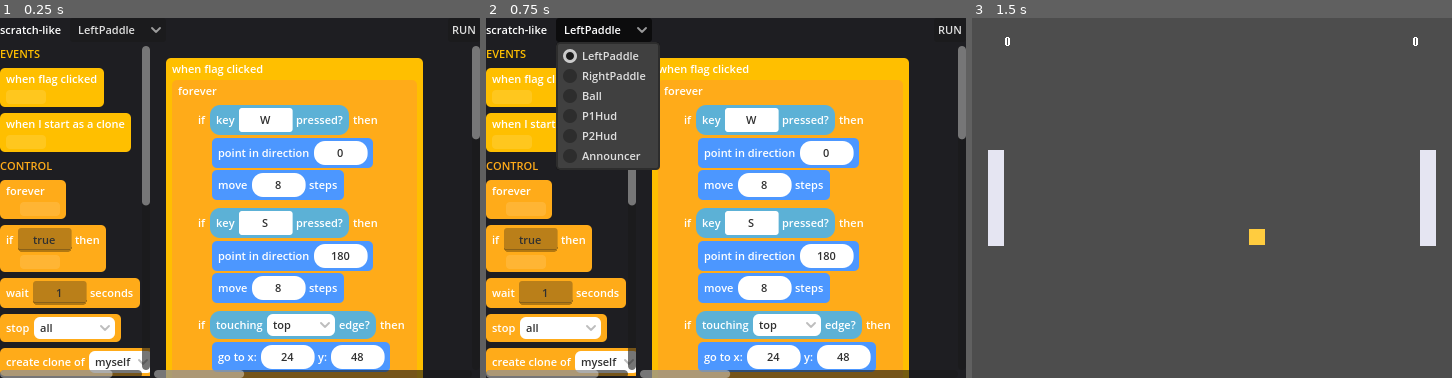
Above: before the commit, frames 1-3 (left to right).
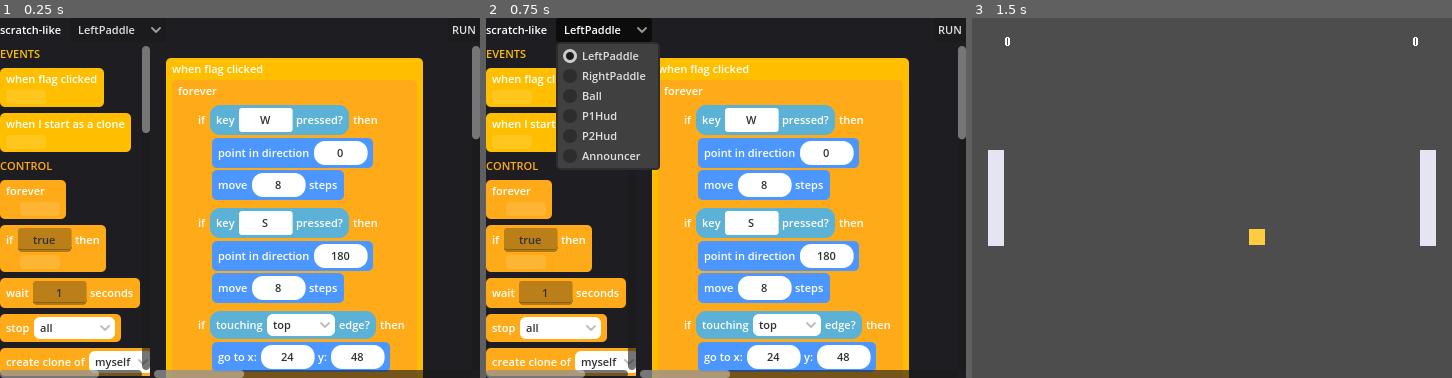
Above: after the commit, the same moments.

Repository: nedink/scratch-like
Game: Godot game, scene res://editor.tscn
Two runs of this game, one before a commit and one after it. Both use one fixed random seed, a clock stepped at 60 frames per second and the inputs below.
Inputs:
- Up to frame 1 (0.25 s): no input
- Up to frame 2 (0.75 s): click "LeftPaddle" at 0.5 s
- Up to frame 3 (1.5 s): click "RUN" at 1.25 s

The runs differ from the first frame. In frame 1, 0.4% of the frame differs, in the area x 20-32%, y 31-100%; in frame 2, 0.2%; in frame 3, nothing differs.

Commit message:
M14: drag a reporter from the palette into a slot
Second drop kind for the editor. The palette now lists reporters (as pills);
dragging one over a value/condition slot highlights it and dropping writes the
reporter dict into the slot's live inputs[key]. A reporter off any slot is
discarded (no top-level orphans). Reuses the M11 palette->begin_spawn_drag
pipeline whole; the only new target finder is _nearest_slot (proximity via
_dist_to_rect). No new opcode, no data-model change.

Co-Authored-By: Claude Opus 4.8 (1M context) <noreply@anthropic.com>

Diff:
--- a/scripts/block_canvas.gd
+++ b/scripts/block_canvas.gd
@@ -20,9 +20,17 @@
 ##
 ## Scope deliberately matched to one milestone: statement blocks snap into stacks and
 ## C-block bodies; whole stacks (and hat-led drags) only reposition. The edited result
-## is serialized by export_script() and run by the Stage (M10). Dragging a *reporter*
-## into an input slot and a palette to drag *new* blocks from are still ahead — see
-## CLAUDE.md.
+## is serialized by export_script() and run by the Stage (M10).
+##
+## M14 adds the second drop kind: a **reporter** dragged from the palette drops into a
+## **value/condition slot**. It rides the same machinery — palette mints a fresh dict and
+## hands it here (begin_spawn_drag), the ghost follows the cursor, a highlight marks the
+## target — but the target is a slot (_nearest_slot, found via the `slot_*` meta BlockView
+## stamps on every input widget) instead of a stack gap, and the drop *writes* the reporter
+## into the slot's live `inputs[key]` (overwriting whatever was there) instead of splicing
+## into an array. A reporter released off any slot is **discarded** — it can't become a
+## top-level orphan the interpreter couldn't run. Grabbing a reporter pill already on the
+## canvas is still ahead — see CLAUDE.md.
 ##
 ## Position is the editor's own UI state (a Vector2 per top-level stack), kept here and
 ## out of the block dictionaries, so the data stays exactly the runtime's shape.
@@ -59,7 +67,8 @@
 var _pending: Dictionary = {}    # {array, index} of the block pressed
 var _grab_offset: Vector2        # ghost top-left relative to the cursor, held constant
 var _grabbed: Array = []         # the detached blocks riding the cursor
-var _snap: Dictionary = {}       # current snap target {array, index} or empty
+var _snap: Dictionary = {}       # current snap target (a stack gap or a value slot) or empty
+var _dragging_reporter := false  # the drag is a single reporter pill -> targets slots, not gaps
 
 
 func _ready() -> void:
@@ -283,8 +292,10 @@
 func begin_spawn_drag(blocks: Array, global_point: Vector2) -> void:
 	_cancel_drag()
 	_grabbed = blocks
+	# A single reporter targets slots (and ghosts as a pill); anything else is a stack.
+	_dragging_reporter = blocks.size() == 1 and BlockView.is_reporter(String(blocks[0].get("opcode", "")))
 	_grab_offset = Vector2(10, 8)  # cursor sits just inside the block's header
-	_ghost = BlockView.build_stack(_grabbed)
+	_ghost = BlockView.build_reporter(_grabbed[0]) if _dragging_reporter else BlockView.build_stack(_grabbed)
 	_passthrough(_ghost)
 	_ghost.modulate.a = 0.75
 	add_child(_ghost)
@@ -325,19 +336,26 @@
 ## Move the ghost to follow the cursor and refresh the snap highlight.
 func _update_drag(global_point: Vector2) -> void:
 	_ghost.position = (global_point - _grab_offset) - global_position
-	_snap = _nearest_gap()
+	_snap = _nearest_slot() if _dragging_reporter else _nearest_gap()
 	if _snap.is_empty():
 		_highlight.visible = false
 	else:
 		_highlight.visible = true
 		_highlight.position = _snap["marker"] - global_position
-		_highlight.size = Vector2(maxf(_snap["width"], 24.0), 4)
-
-
-## Place the dragged blocks: into the snap gap if one is active, else as a new
-## free-floating stack where the ghost came to rest. Then re-render from the data.
+		# A slot target highlights its whole rect; a stack gap is a thin bar.
+		_highlight.size = _snap["size"] if _snap.has("size") else Vector2(maxf(_snap["width"], 24.0), 4)
+
+
+## Place the dragged blocks. A reporter drops into the targeted slot (overwriting its live
+## `inputs[key]`) or, off any slot, is discarded. A statement stack splices into the snap
+## gap if one is active, else lands as a new free-floating stack. Then re-render from the data.
 func _drop() -> void:
-	if not _snap.is_empty():
+	if _dragging_reporter:
+		if not _snap.is_empty():
+			var inputs: Dictionary = _snap["inputs"]
+			inputs[String(_snap["key"])] = _grabbed[0]
+		# Released off every slot: discard (no top-level orphan reporters).
+	elif not _snap.is_empty():
 		var arr: Array = _snap["array"]
 		var index: int = _snap["index"]
 		for i in range(_grabbed.size()):
@@ -352,7 +370,9 @@
 ## grabbed blocks are already detached from the data, so re-home them as a loose stack
 ## rather than losing them.
 func _cancel_drag() -> void:
-	if _state == _DRAGGING and not _grabbed.is_empty():
+	# A statement stack is re-homed so it isn't lost; a reporter (fresh from the palette) is
+	# discarded — it has no top-level home.
+	if _state == _DRAGGING and not _grabbed.is_empty() and not _dragging_reporter:
 		_stacks.append({"blocks": _grabbed, "pos": _ghost.position})
 	_clear_drag_overlays()
 
@@ -364,6 +384,7 @@
 	_highlight.visible = false
 	_grabbed = []
 	_snap = {}
+	_dragging_reporter = false
 	_state = _IDLE
 	_pending = {}
 
@@ -420,6 +441,51 @@
 	return out
 
 
+## The nearest value/condition slot to the ghost's top-left, within SNAP_DISTANCE — the
+## reporter-drag counterpart to _nearest_gap. A slot is any rendered input widget (literal
+## field, dropdown, or an existing reporter pill) that BlockView stamped with `slot_*`; the
+## returned dict carries the live `inputs` dict + key so the drop writes straight into the
+## data, plus the slot's global rect (marker + size) so the highlight outlines the whole slot.
+## Distance is measured to the slot's rect (0 when the anchor is inside), so a small slot is
+## still easy to hit. Among slots at (near-)equal distance — e.g. a nested reporter's inner
+## slot and the pill wrapping it both contain the anchor at distance 0 — the **smaller**
+## (deeper) slot wins, so you fill an inner slot rather than replacing the whole reporter
+## (cf. _block_at's smallest-area rule). The epsilon keeps that tie-break from letting a
+## strictly-farther slot win on area alone.
+func _nearest_slot() -> Dictionary:
+	var anchor := global_position + _ghost.position  # ghost top-left, in global space
+	var best := {}
+	var best_dist := SNAP_DISTANCE
+	var best_area := INF
+	for slot in _slots(_layer):
+		var r: Rect2 = (slot as Control).get_global_rect()
+		var d := _dist_to_rect(anchor, r)
+		if d >= SNAP_DISTANCE:
+			continue
+		var area := r.size.x * r.size.y
+		if best.is_empty() or d < best_dist - 0.5 or (d <= best_dist + 0.5 and area < best_area):
+			best_dist = d
+			best_area = area
+			best = {"inputs": slot.get_meta("slot_inputs"), "key": slot.get_meta("slot_key"),
+				"marker": r.position, "size": r.size}
+	return best
+
+
+func _slots(node: Node, out: Array = []) -> Array:
+	if node is Control and node.has_meta("slot_key"):
+		out.append(node)
+	for child in node.get_children():
+		_slots(child, out)
+	return out
+
+
+## Distance from a point to a rectangle: 0 inside, else the gap to the nearest edge/corner.
+func _dist_to_rect(p: Vector2, r: Rect2) -> float:
+	var cx := clampf(p.x, r.position.x, r.end.x)
+	var cy := clampf(p.y, r.position.y, r.end.y)
+	return p.distance_to(Vector2(cx, cy))
+
+
 ## The global top-left of the block at (array, index), found via the rendered panel, so
 ## the ghost can start exactly where the grabbed block sat. Falls back to the press
 ## position if the panel can't be located.
--- a/scripts/block_palette.gd
+++ b/scripts/block_palette.gd
@@ -13,9 +13,10 @@
 ## snap highlight, and the drop into the live data, identical to dragging an existing
 ## block. So the palette is just a chooser + a hand-off.
 ##
-## It lists only **stackable** blocks (hats + statements + C-blocks); a reporter pill has
-## no valid drop target until slot-dropping exists (deferred — see CLAUDE.md), so
-## BlockView.palette_groups() filters them out.
+## As of M14 it lists **every** kind — hats, statements, C-blocks, and reporters. A reporter
+## chip is rendered as a pill (build_reporter) so it looks like what lands in a slot; on drag
+## the canvas ghosts it as a pill and targets value/condition slots instead of stack gaps.
+## (Through M13 reporters were filtered out because they had nowhere to drop.)
 ##
 ## Interaction mirrors the canvas's: we drive from _input with manual global hit-testing
 ## and a PENDING→threshold state machine, so nested chip panels never intercept the press
@@ -61,7 +62,10 @@
 		header.mouse_filter = Control.MOUSE_FILTER_IGNORE
 		add_child(header)
 		for opcode in group["opcodes"]:
-			var chip := BlockView.build_block(BlockView.make_block(opcode))
+			var block := BlockView.make_block(opcode)
+			# A reporter chip is drawn as a pill (build_reporter) so it matches what lands in a
+			# slot; everything stackable keeps the statement/hat shape (build_block).
+			var chip := BlockView.build_reporter(block) if BlockView.is_reporter(opcode) else BlockView.build_block(block)
 			chip.set_meta("palette_opcode", opcode)
 			_passthrough(chip)
 			add_child(chip)
--- a/scripts/block_view.gd
+++ b/scripts/block_view.gd
@@ -198,23 +198,32 @@
 ## Render one input value, read from `inputs[key]`: a nested reporter dictionary ->
 ## a pill (build_reporter); an enum slot (non-empty `options`, M13) -> a dropdown
 ## (_enum_field); any other literal -> a small white **editable** field (M12), shaped
-## by its value type (oval for a number, rectangular for text — M13). Whichever widget
-## results is stamped with the live `inputs` dict + `key` so whoever wires editing (the
-## canvas) can write the chosen value straight back into the data — `inputs` is a
-## reference, so that write *is* the edit. (The palette renders the same widgets but
-## leaves them inert; only the canvas wires them.)
+## by its value type (oval for a number, rectangular for text — M13).
+##
+## Two kinds of meta are stamped here:
+##   * `lit_inputs`/`lit_key` — only on an *editable* widget (literal field, dropdown), so
+##     whoever wires editing (the canvas) can write the chosen value straight back into the
+##     data. `inputs` is a reference, so that write *is* the edit. (The palette renders the
+##     same widgets but leaves them inert; only the canvas wires them.)
+##   * `slot_inputs`/`slot_key` — on **every** widget, the reporter pill included. This names
+##     the slot as a drop target so the canvas (M14) can drop a dragged reporter into it,
+##     overwriting `inputs[key]` with the reporter dict. A reporter pill is a slot (you can
+##     drop *onto* it to replace it) but not an editable literal, hence the two metas split.
 static func build_input(inputs: Dictionary, key: String, options: Array = []) -> Control:
 	var value: Variant = inputs.get(key)
+	var widget: Control
 	if typeof(value) == TYPE_DICTIONARY and value.has("opcode"):
-		return build_reporter(value)
-	var field: Control
-	if options.is_empty():
-		field = _literal_field(_stringify(value), typeof(value))
+		widget = build_reporter(value)
 	else:
-		field = _enum_field(options, _stringify(value))
-	field.set_meta("lit_inputs", inputs)
-	field.set_meta("lit_key", key)
-	return field
+		if options.is_empty():
+			widget = _literal_field(_stringify(value), typeof(value))
+		else:
+			widget = _enum_field(options, _stringify(value))
+		widget.set_meta("lit_inputs", inputs)
+		widget.set_meta("lit_key", key)
+	widget.set_meta("slot_inputs", inputs)
+	widget.set_meta("slot_key", key)
+	return widget
 
 
 ## Coerce a field's typed text back to a stored value, directed by the slot's previous
@@ -250,20 +259,26 @@
 
 
 ## The opcodes the palette offers, grouped for display: an Array of
-## {category, opcodes:[...]} in PALETTE_CATEGORY_ORDER. Only stackable kinds (hat /
-## statement) are listed — a reporter has no drop target yet (see CLAUDE.md), so the
-## operators group ends up empty and is dropped.
+## {category, opcodes:[...]} in PALETTE_CATEGORY_ORDER. As of M14 **every** kind is listed,
+## reporters included — a reporter now has a drop target (a value/condition slot), so you can
+## drag a fresh `+` / `score` / `touching edge?` in. (Through M13 reporters were filtered out
+## because they had nowhere to land.)
 static func palette_groups() -> Array:
 	var groups: Array = []
 	for category in PALETTE_CATEGORY_ORDER:
 		var opcodes: Array = []
 		for opcode in _OPCODES:
-			var info: Dictionary = _OPCODES[opcode]
-			if info.get("category") == category and info.get("kind") != "reporter":
+			if _OPCODES[opcode].get("category") == category:
 				opcodes.append(opcode)
 		if not opcodes.is_empty():
 			groups.append({"category": category, "opcodes": opcodes})
 	return groups
+
+
+## Whether an opcode is a reporter (a value/boolean block that lives in a slot, not a stack).
+## The canvas reads this to ghost a dragged reporter as a pill and to target slots, not gaps.
+static func is_reporter(opcode: String) -> bool:
+	return _OPCODES.get(opcode, {}).get("kind", "") == "reporter"
 
 
 ## The display colour for a category (used by the palette for its group headers). Falls
Not shown, changed: CLAUDE.md
